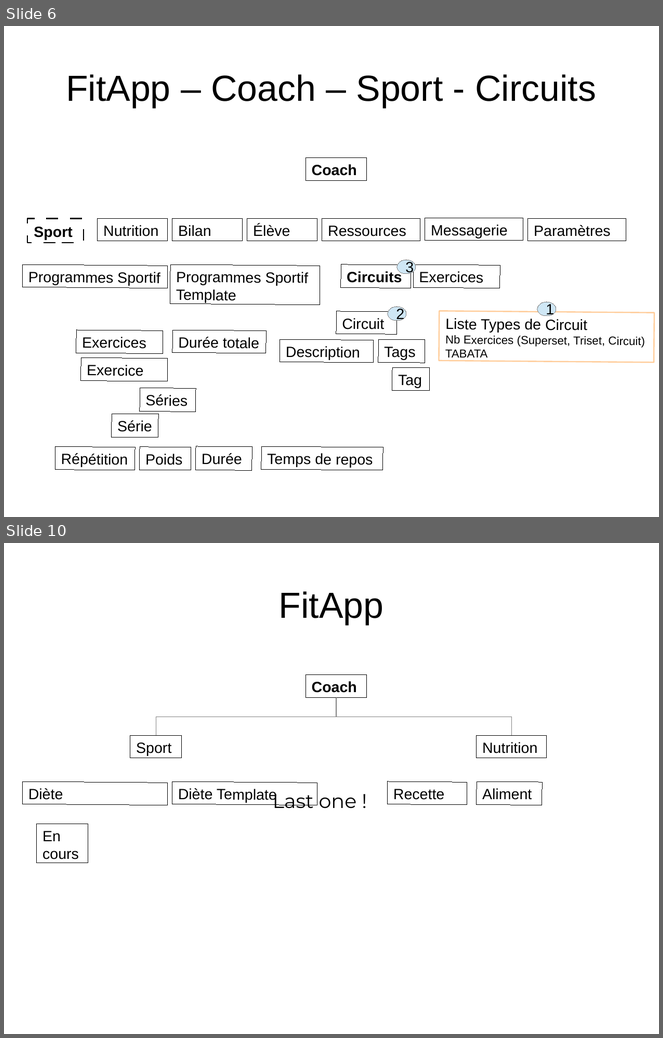
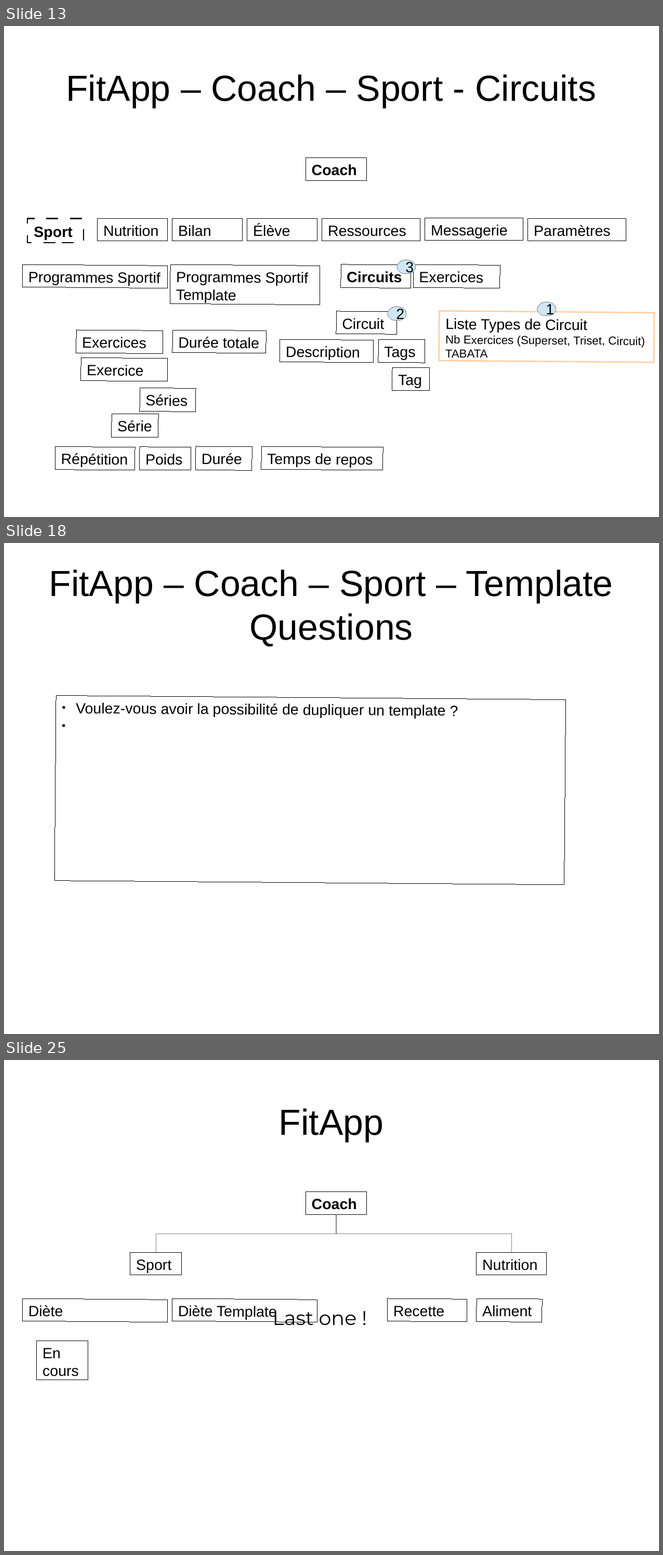
Before and after one commit to NicolasGavard/WebVysionSportV2, a slide deck: Documentations/FitApp.odp. Shown one above the other, each under a label of ours: slides 6 and 10 before the commit, slides 13, 18 and 25 after it; the slides between them are not shown. The pictures are 663x1038 and 663x1555 pixels, drawn with LibreOffice and Linux fonts; fonts in the diff are those of the drawing. Boxes give left, top, right and bottom in pixels: in the first picture for what was removed or moved away, otherwise in the second. Text is boxed around its words. In the diff, an @@ line names an element or a change of style, - is before the commit and + after.

```diff
--- a/Documentations/FitApp.odp
+++ b/Documentations/FitApp.odp
@@ slide 18 added at box(4, 543, 659, 1034), background #FFFFFF @@
@@ title added at box(49, 570, 613, 646), 44 pt, text #000000 @@
+FitApp – Coach – Sport – Template
+Questions
@@ rectangle added at box(54, 695, 566, 885), outline #000000 0 pt, 18 pt, text #000000 @@
+● Voulez-vous avoir la possibilité de dupliquer un template ?
@@ what was slide 6 is now slide 13 @@
@@ what was slide 10 is now slide 25 @@
```
Also in this commit, not shown: 5 slides changed, 14 other slides added.
